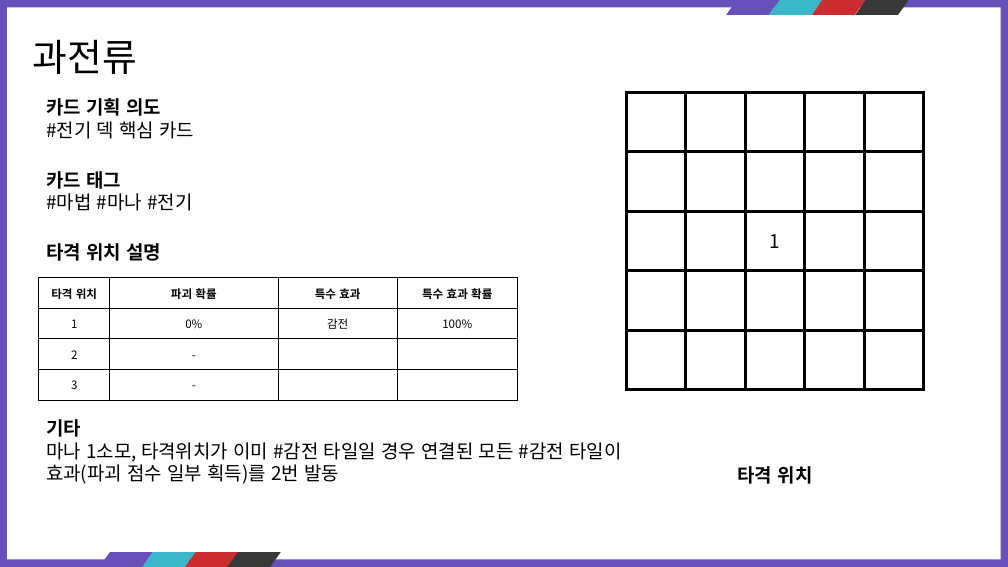
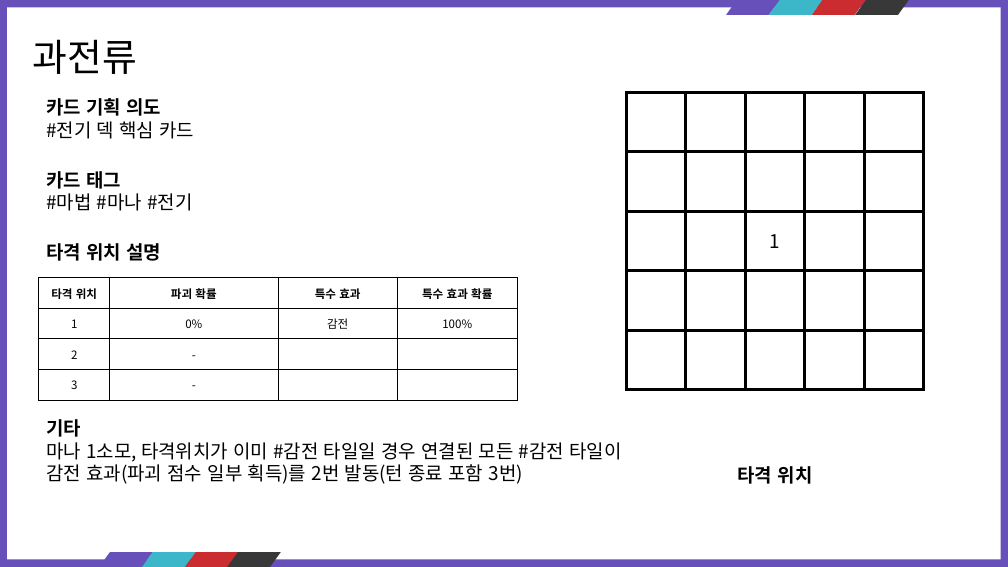
Before and after one commit to kauthor/FluffyDisdog, a slide deck: slide 60 of Plan/기획서/마법사.pptx. Drawn at 1008x567 pixels with LibreOffice and Linux fonts; fonts in the diff are those of the drawing. Boxes give left, top, right and bottom in pixels: in the first picture for what was removed or moved away, otherwise in the second. Text is boxed around its words. In the diff, an @@ line names an element or a change of style, - is before the commit and + after.

Commit message:
일부 오탈자 수정

```diff
--- a/Plan/기획서/마법사.pptx
+++ b/Plan/기획서/마법사.pptx
@@ text at (46, 442, 621, 484): text changed @@
-마나 1소모, 타격위치가 이미 #감전 타일일 경우 연결된 모든 #감전 타일이 효과(파괴 점수 일부 획득)를 2번 발동
+마나 1소모, 타격위치가 이미 #감전 타일일 경우 연결된 모든 #감전 타일이 감전 효과(파괴 점수 일부 획득)를 2번 발동(턴 종료 포함 3번)
```
Also in this commit, not shown: 5 other slides changed.
